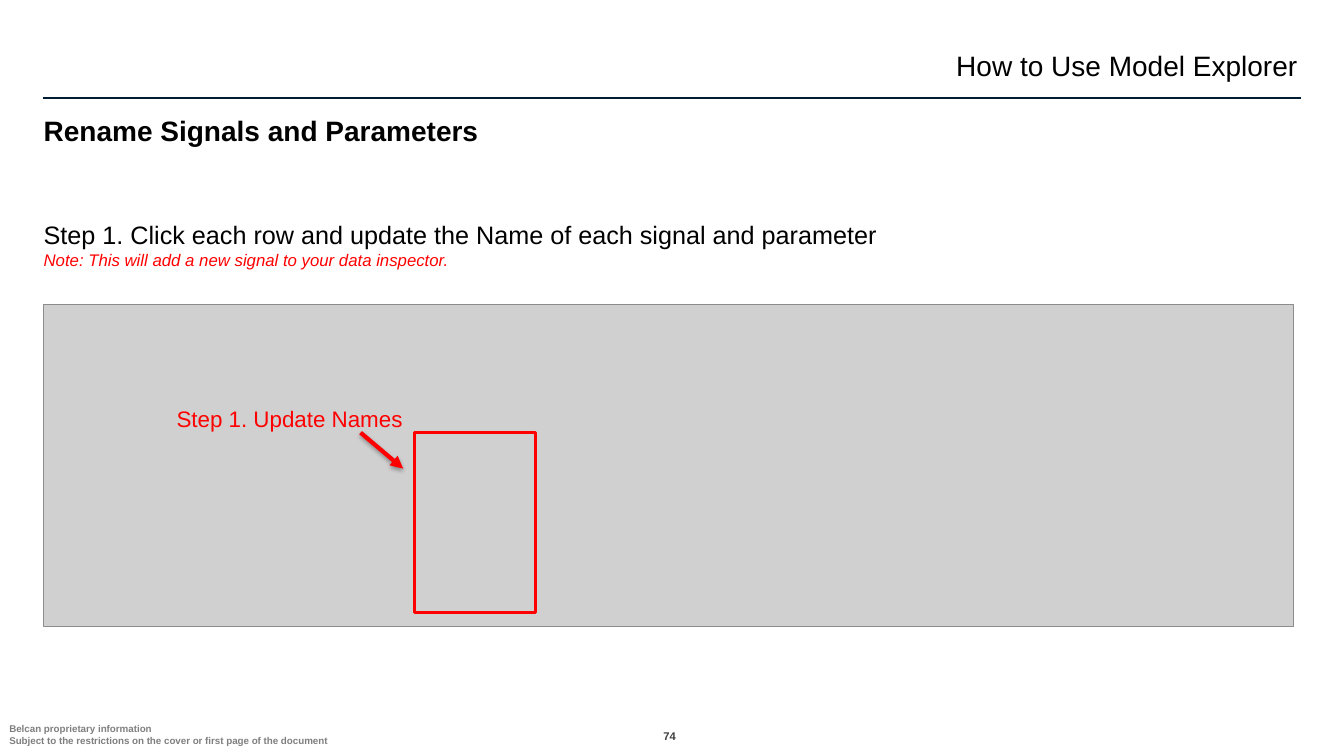
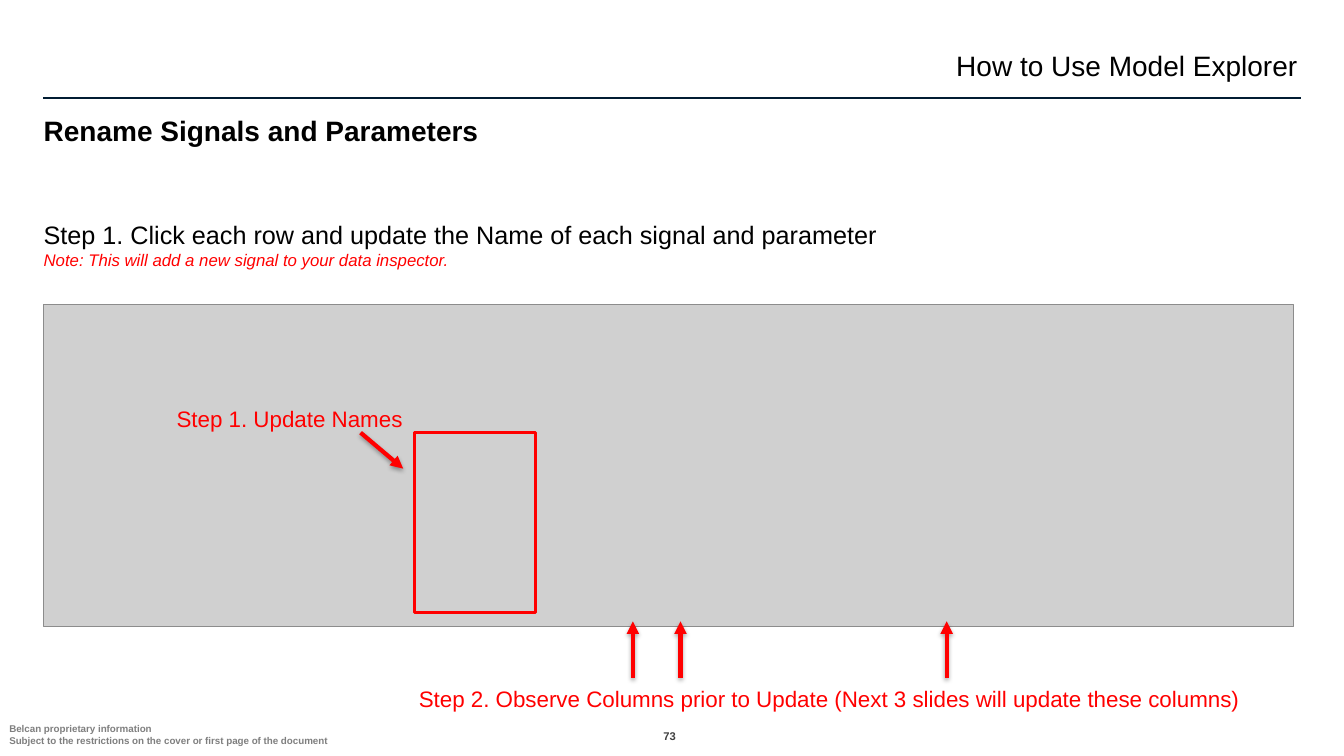
Before and after one commit to ntylerbelcan/aviation-controls-simulink-training-Belcan, a slide deck: slide 73 of ch02/01_polynomial_System/Chapter 2 01_polynomial_System.pptx (slide 74 before the commit). Drawn at 1344x756 pixels with LibreOffice and Linux fonts; fonts in the diff are those of the drawing; grey boxes stand for pictures; background and template pictures are left out. Boxes give left, top, right and bottom in pixels: in the first picture for what was removed or moved away, otherwise in the second. Text is boxed around its words. In the diff, an @@ line names an element or a change of style, - is before the commit and + after.

```diff
--- a/ch02/01_polynomial_System/Chapter 2 01_polynomial_System.pptx
+++ b/ch02/01_polynomial_System/Chapter 2 01_polynomial_System.pptx
@@ arrow added from (633, 678) to (633, 621), #FF0000 3 pt @@
@@ arrow added from (681, 678) to (681, 621), #FF0000 3 pt @@
@@ arrow added from (947, 678) to (947, 621), #FF0000 3 pt @@
@@ text added at [419,690,1239,712], 16 pt, text #FF0000 @@
+Step 2. Observe Columns prior to Update (Next 3 slides will update these columns)
@@ page number at [663,732,675,740]: text changed @@
-74
+73
```
Also in this commit, not shown: 7 other slides changed, 2 slides added, 3 slides removed, 1 other file.
